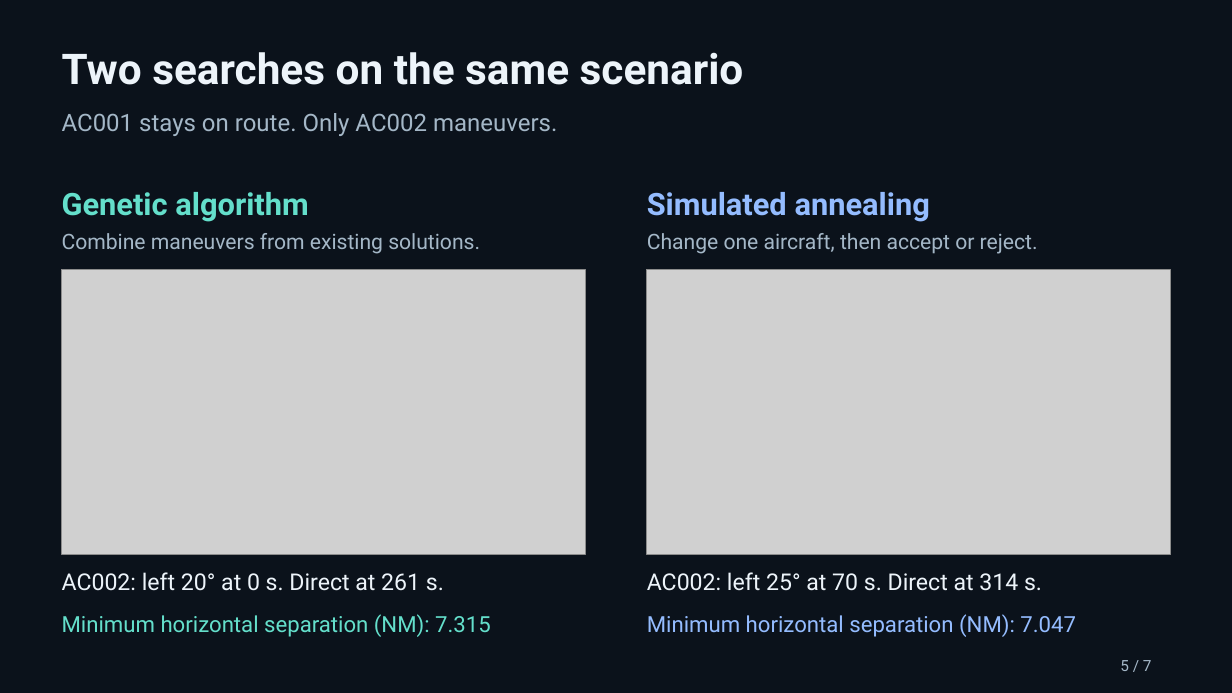
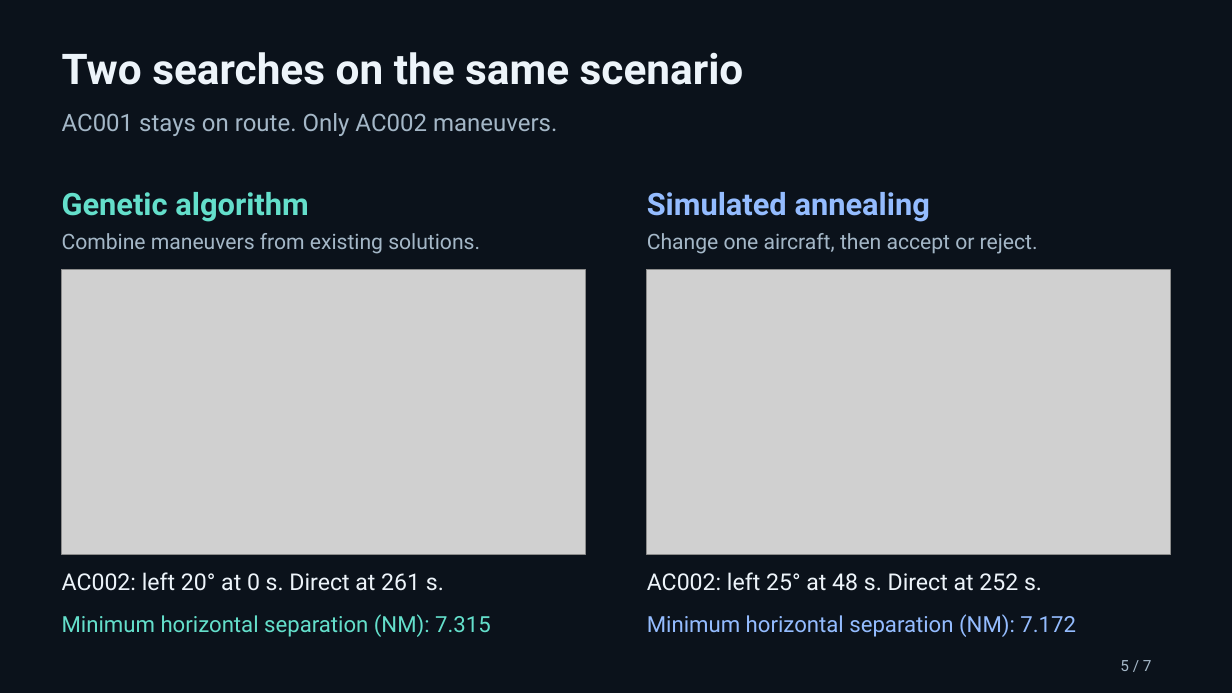
Before and after one commit to emilien3/artimation-visu, a slide deck: slide 5 of docs/output/artimation_visu_demo_en_formulas.pptx. Drawn at 1232x693 pixels with LibreOffice and Linux fonts; fonts in the diff are those of the drawing; grey boxes stand for pictures. Boxes give left, top, right and bottom in pixels: in the first picture for what was removed or moved away, otherwise in the second. Text is boxed around its words. In the diff, an @@ line names an element or a change of style, - is before the commit and + after.

```diff
--- a/docs/output/artimation_visu_demo_en_formulas.pptx
+++ b/docs/output/artimation_visu_demo_en_formulas.pptx
@@ text at box(647, 572, 1042, 591): text changed @@
-AC002: left 25° at 70 s. Direct at 314 s.
+AC002: left 25° at 48 s. Direct at 252 s.
@@ text at box(647, 614, 1076, 637): text changed @@
-Minimum horizontal separation (NM): 7.047
+Minimum horizontal separation (NM): 7.172
```
Also in this commit, not shown: 14 other files.
